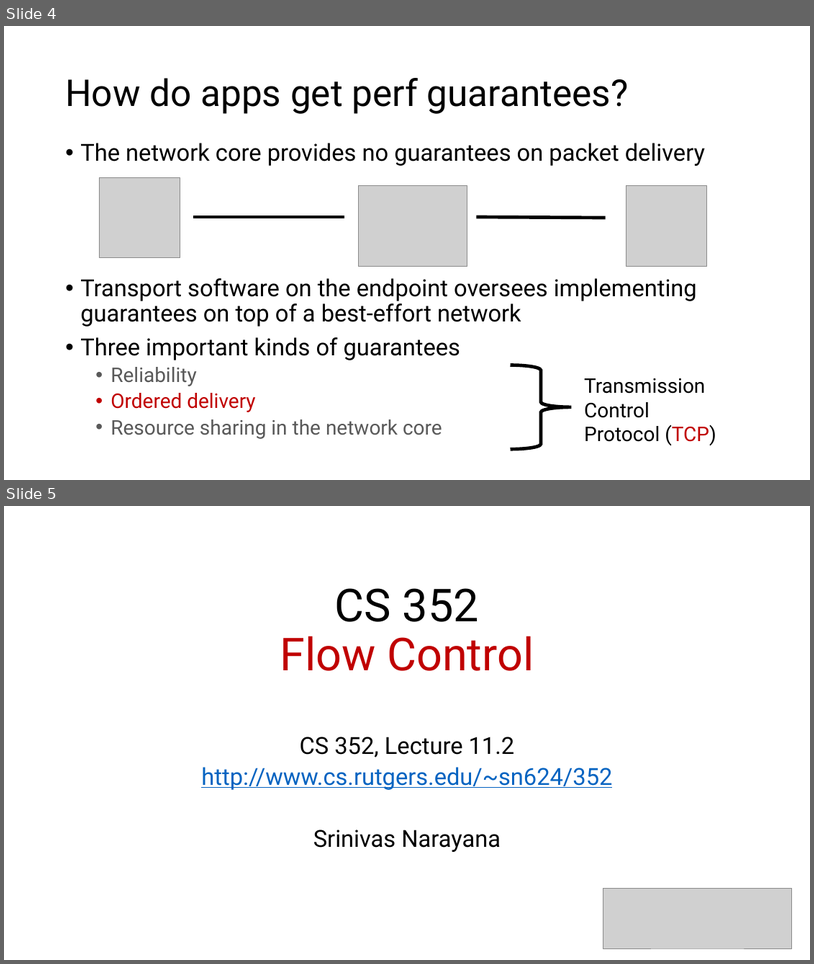
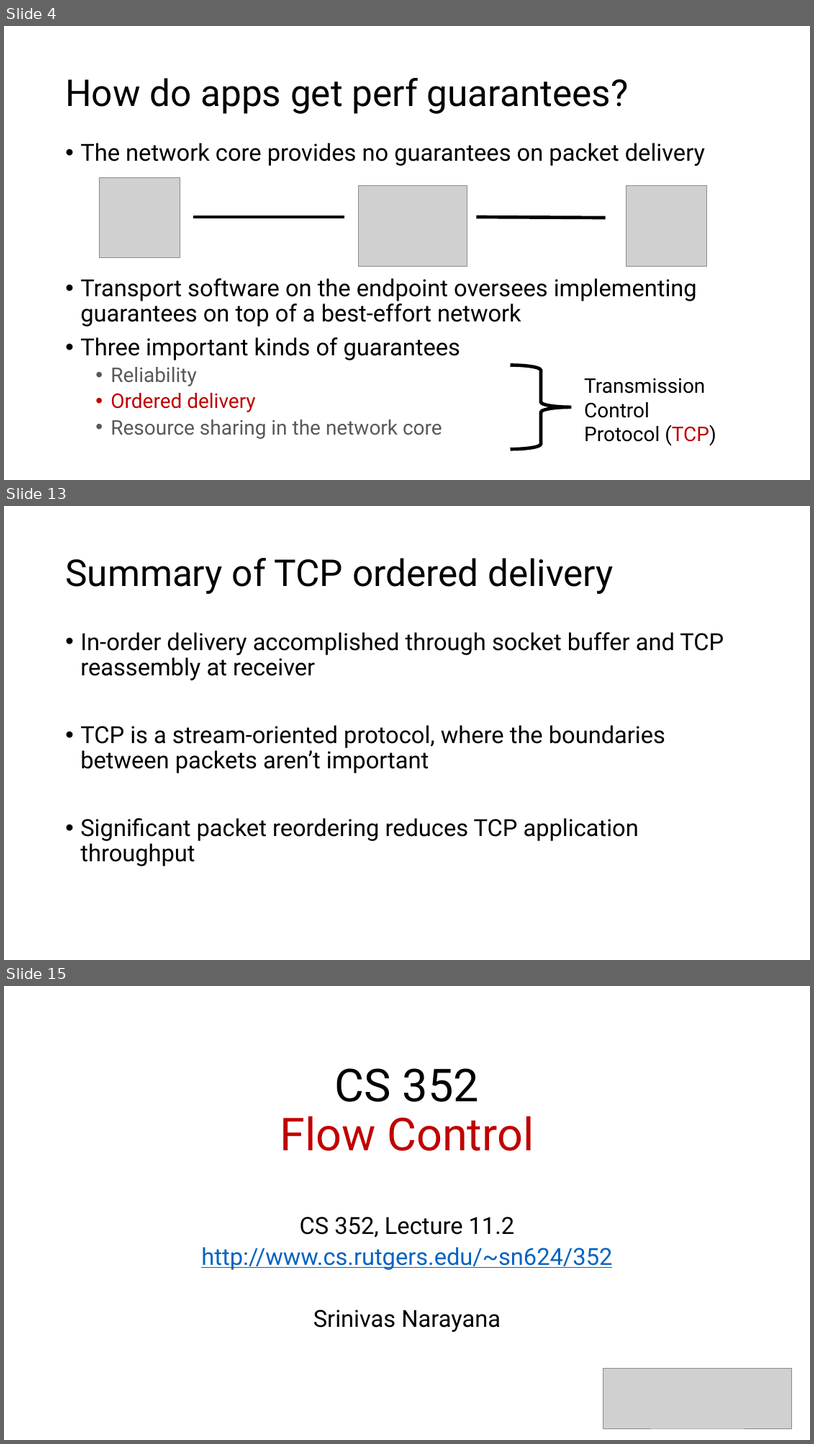
Before and after one commit to ngsrinivas/coursegen, a slide deck: ex/352-S21/staging/352-S21/lectures/transport-tcp-ordering-flow-control-intro-congestion-control.pptx. Shown one above the other, each under a label of ours: slides 4 and 5 before the commit, slides 4, 13 and 15 after it; the slides between them are not shown. The pictures are 814x964 and 814x1444 pixels, drawn with LibreOffice and Linux fonts; fonts in the diff are those of the drawing; grey boxes stand for pictures. Boxes give left, top, right and bottom in pixels: in the first picture for what was removed or moved away, otherwise in the second. Text is boxed around its words. In the diff, an @@ line names an element or a change of style, - is before the commit and + after.

```diff
--- a/ex/352-S21/staging/352-S21/lectures/transport-tcp-ordering-flow-control-intro-congestion-control.pptx
+++ b/ex/352-S21/staging/352-S21/lectures/transport-tcp-ordering-flow-control-intro-congestion-control.pptx
@@ slide 13 added at [4,506,810,960], background #FFFFFF @@
@@ title added at [65,558,614,594], 44 pt, text #000000 @@
+Summary of TCP ordered delivery
@@ text added at [80,632,724,866], 28 pt, text #000000 @@
+• In-order delivery accomplished through socket buffer and TCP reassembly at receiver
+• TCP is a stream-oriented protocol, where the boundaries between packets aren’t important
+• Significant packet reordering reduces TCP application throughput
@@ what was slide 5 is now slide 15 @@
```
Also in this commit, not shown: 32 other slides added.
